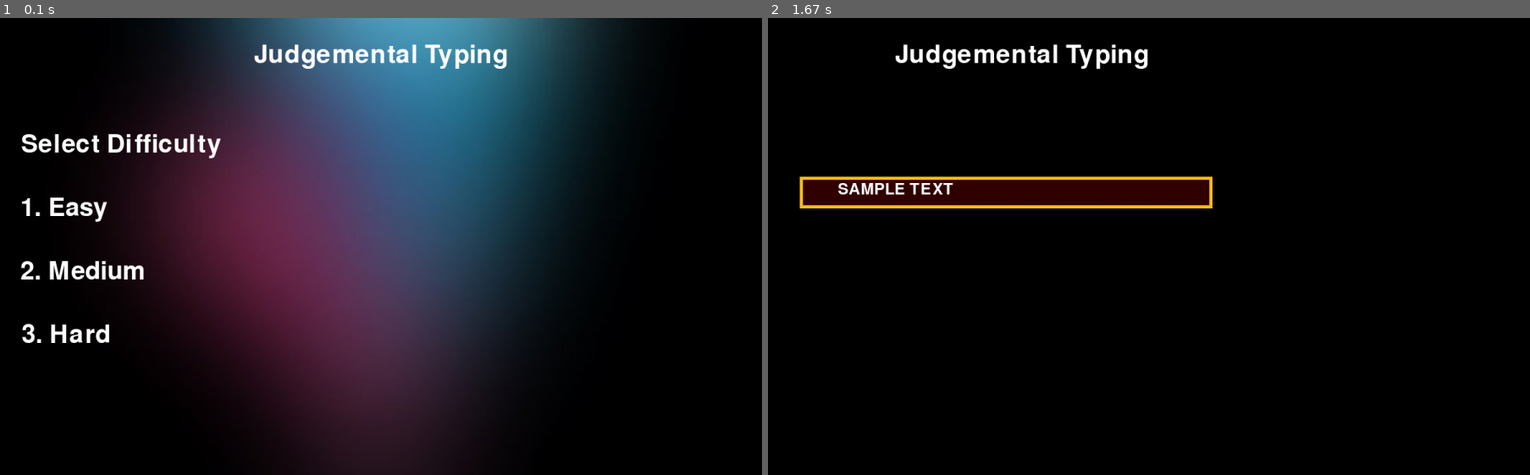
Above: before the commit, frames 1-2 (left to right).
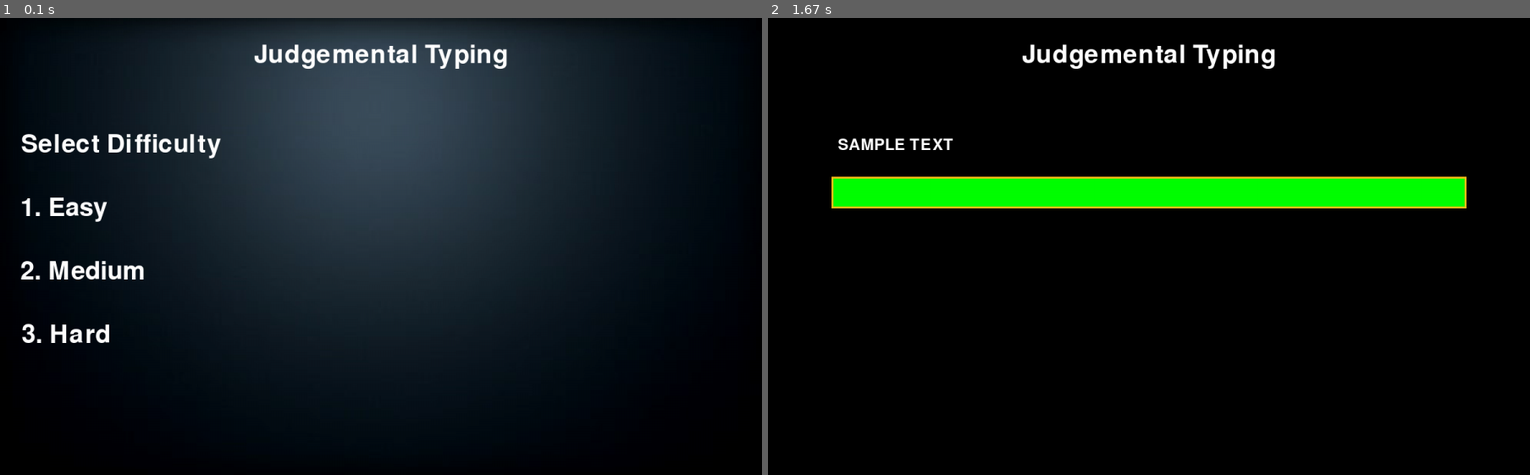
Above: after the commit, the same moments.

Repository: Similarity097/Judgemental-Typing
Game: pygame game, started from main.py
The game is run twice, just before and just after one commit, with the same random seed, the same clock (stepped at 60 frames per second) and the same inputs.
Inputs (mouse positions are in pixels of both pictures, inside the frame that each line leads up to):
- Up to frame 1 (0.1 s): no input
- Up to frame 2 (1.67 s): click (844, 209) at 0.93 s; click (1118, 209) at 1.27 s; tap Space at 1.55 s

The runs differ from the first frame. In frame 1, 38% of the frame differs, in the area x 9-90%, y 0-100%; in frame 2, 7.2%.

Commit message:
Update main.py

Diff:
--- a/main.py
+++ b/main.py
@@ -1,6 +1,7 @@
 import pygame
 import os
 import sys
+import time
 os.chdir(os.path.dirname(os.path.abspath(__file__)))
 pygame.init()
 
@@ -11,7 +12,7 @@
 		self.h=720
 		self.reset=True
 		self.active=False
-		self.input_Text=''
+		self.input_text=''
 		self.word=''
 		self.total_time=0
 		self.accuracy='0%'
@@ -22,7 +23,7 @@
 		self.green = (0, 255, 0)
 		self.blue = (0, 0, 128)
 
-		self.bg = pygame.image.load('bg4.jpg')
+		self.bg = pygame.image.load('bg6.jpg')
 		self.bg = pygame.transform.scale(self.bg, (1200, 720))
 
 		self.screen=pygame.display.set_mode((self.w,self.h))
@@ -67,6 +68,8 @@
 						self.active=True
 						self.getlinenormal()
 						self.resetg2()
+						self.run2()
+						break
 					elif (x >= 50 and x <= 200 and y >= 350 and y <= 450):
 						self.active=True
 						self.getlinenormal()
@@ -78,6 +81,39 @@
 
 			pygame.display.update()
 
+	def run2(self):
+		self.running = True
+		while (self.running):
+			clock = pygame.time.Clock()
+			self.screen.fill(self.green, (100, 250, 1000, 50))
+			pygame.draw.rect(self.screen, (255, 192, 25), (100, 250, 1000, 50), 3)
+			self.text_display(self.screen, self.input_text, 600, 275, 30, self.white)
+			pygame.display.update()
+			for event in pygame.event.get():
+				if event.type == pygame.QUIT:
+					self.running = False
+					sys.exit()
+				elif event.type == pygame.MOUSEBUTTONUP:
+					x,y = pygame.mouse.get_pos()
+					if (x >= 100 and x <= 1000 and y >= 250 and y <= 350):
+						self.active=True
+						self.input_text=''
+						self.time_start=time.time()
+				elif event.type == pygame.KEYDOWN:
+					if self.active and not self.end:
+						if event.key == pygame.K_RETURN:
+							print(self.input_text)
+							self.results()
+                            #print(self.results)
+							self.text_display(self.screen, self.results, 350, 28, self.white)
+							self.end = True
+						elif event.key == pygame.K_BACKSPACE:
+							self.input_text=self.input_text[:-1]
+						else:
+							try:
+								self.input_text+=event.unicode
+							except:
+								pass
 	def resetg(self):
 		self.screen=pygame.display.set_mode((self.w,self.h))
 		pygame.display.update()
@@ -109,12 +145,12 @@
 		self.wpm = 0
 
 		self.screen.fill((0,0,0))
-		self.text_display(self.screen,"Judgemental Typing",400,60,40,self.white)
+		self.text_display(self.screen,"Judgemental Typing",600,60,40,self.white)
 
 		# draw the rectangle for input box
-		self.screen.fill((50, 0, 0), (50, 250, 650, 50))
-		pygame.draw.rect(self.screen, (255, 192, 25), (50, 250, 650, 50), 5)
-		self.text_display(self.screen, self.word, 200,270,25, self.white )
+
+
+		self.text_display(self.screen, self.word, 200,200,25, self.white )
 
 		pygame.display.update()
 
